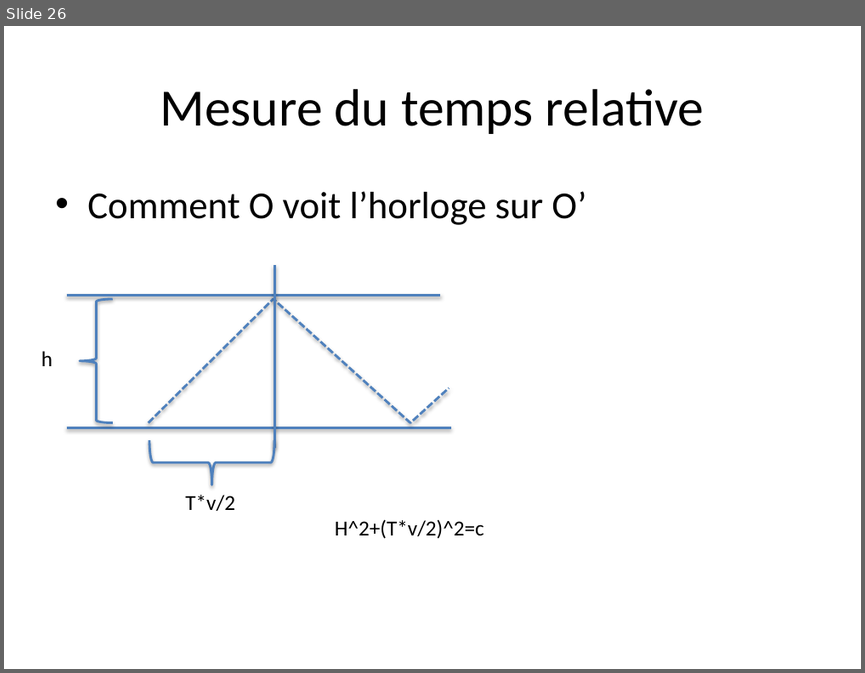
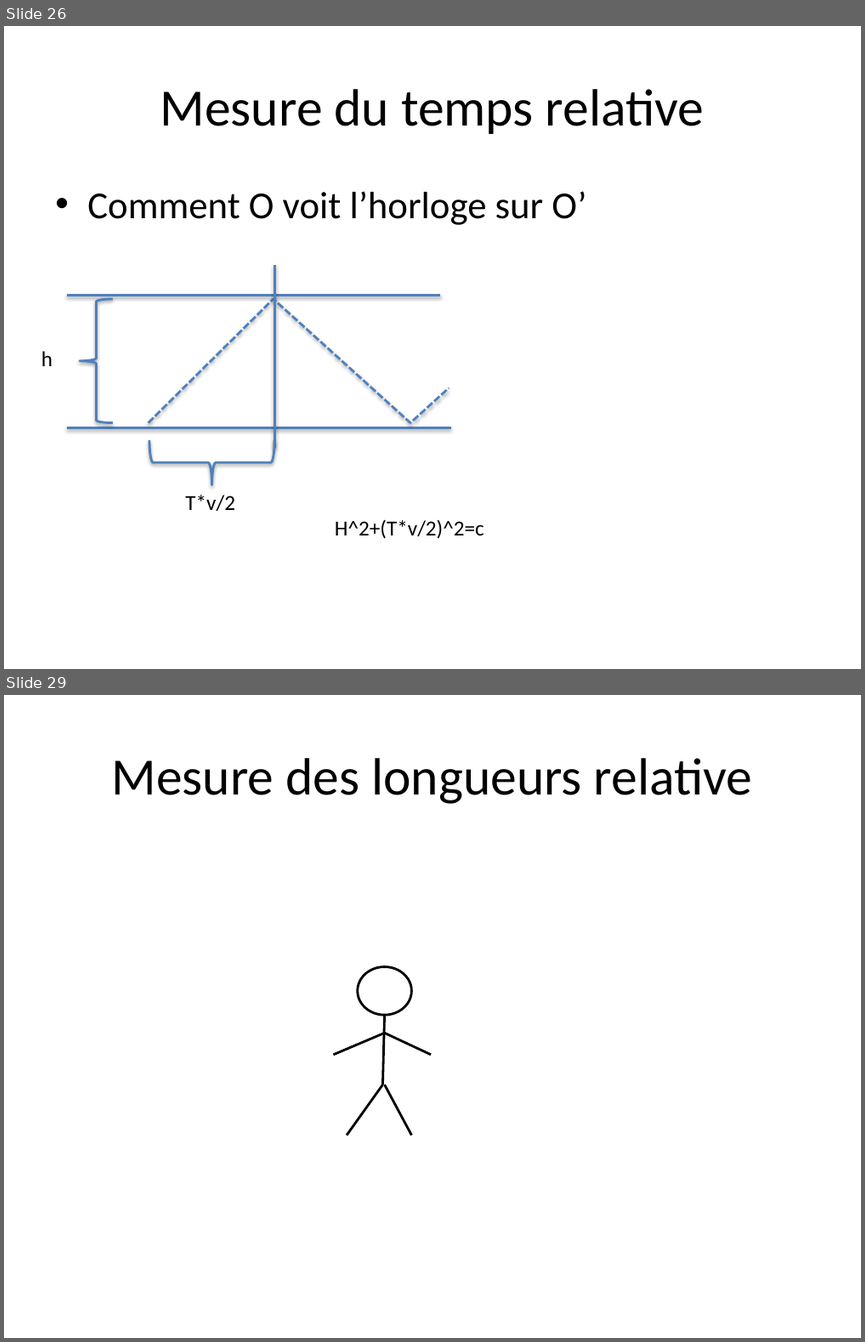
Before and after one commit to jraniero/relativity, a slide deck: Presentation1.pptx. Shown one above the other, each under a label of ours: slide 26 before the commit, slides 26 and 29 after it; the slides between them are not shown. The pictures are 865x673 and 865x1342 pixels, drawn with LibreOffice and Linux fonts; fonts in the diff are those of the drawing. Boxes give left, top, right and bottom in pixels: in the first picture for what was removed or moved away, otherwise in the second. Text is boxed around its words. In the diff, an @@ line names an element or a change of style, - is before the commit and + after.

```diff
--- a/Presentation1.pptx
+++ b/Presentation1.pptx
@@ slide 29 added at box(4, 695, 861, 1338), background #FFFFFF @@
@@ title added at box(111, 758, 753, 804), 44 pt, text #000000 @@
+Mesure des longueurs relative
@@ group added at box(333, 967, 431, 1134): 5 lines, 1 ellipse @@
```
Also in this commit, not shown: 6 other slides added.
